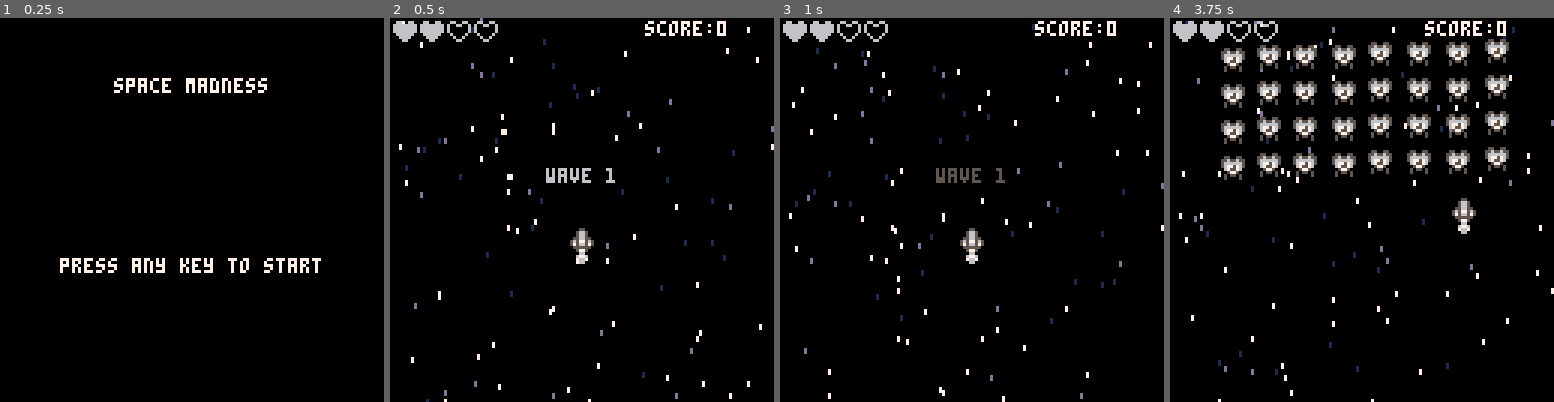
Above: before the commit, frames 1-4 (left to right).
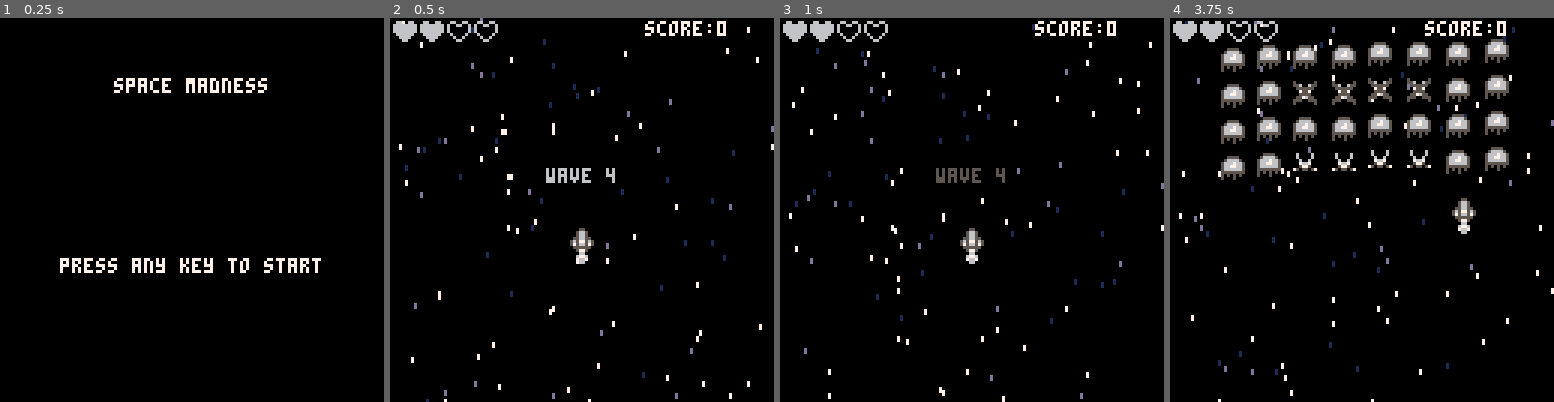
Above: after the commit, the same moments.

Repository: thorty/pico8_shmup
Game: PICO-8 cartridge myshmup2.p8
The game is run twice, just before and just after one commit, with the same random seed, the same clock (stepped at 60 frames per second) and the same inputs.
Inputs:
- Up to frame 1 (0.25 s): no input
- Up to frame 2 (0.5 s): tap X (X key) at 0.33 s
- Up to frame 3 (1 s): tap O (Z key) at 0.7 s
- Up to frame 4 (3.75 s): tap X (X key) at 1.07, 1.85, 2.97 s; hold Right 1.6-2.1 s; tap O (Z key) every 0.4 s from 1.7 to 3.7 s; hold Up 2.15-2.42 s; hold Right 2.47-3.03 s; hold Left 3.08-3.58 s; hold Down from 3.63 s (still down)

Frame 1 is identical in both runs. In frame 2, less than 0.1% of the frame differs, in the area x 56-59%, y 39-43%; in frame 3, less than 0.1%; in frame 4, 6.7%, in the area x 13-89%, y 5-43%.

Commit message:
befor refactor anim

Diff:
--- a/enemies.lua
+++ b/enemies.lua
@@ -3,8 +3,8 @@
 	--nemiesmax=4
 	--	wave=5
 	sfx(7)
+	attackrate=40
 	if wave==1 then
-		attackrate=40
 		lvl = {
 			{0,1,1,1,1,1,1,1,1,0},
 			{0,1,1,1,1,1,1,1,1,0},
@@ -12,15 +12,13 @@
 			{0,1,1,1,1,1,1,1,1,0}
 		}
 	elseif wave==2 then
-		attackrate=10
-		lvl = {
-			{0,1,1,1,1,1,1,1,1,0},
-			{0,3,3,3,3,3,3,3,3,0},
-			{0,2,2,2,2,2,2,2,2,0},
-			{0,1,1,1,1,1,1,1,1,0}
+		lvl = {
+			{0,1,1,1,1,1,1,1,1,0},
+			{0,1,3,3,3,3,3,3,1,0},
+			{0,1,2,2,2,2,2,2,1,0},
+			{0,1,1,1,2,2,1,1,1,0}
 		}
 	elseif wave==3 then
-		attackrate=30
 		lvl = {
 			{0,4,4,4,4,4,4,4,4,0},
 			{0,3,3,3,3,3,3,3,3,0},
@@ -28,7 +26,6 @@
 			{0,3,3,3,3,3,3,3,3,0}
 		}
 	elseif wave==4 then
-		attackrate=20
 		lvl = {
 			{0,4,4,4,4,4,4,4,4,0},
 			{0,4,4,2,2,2,2,4,4,0},
@@ -38,7 +35,7 @@
 	elseif wave==5 then
 		--enemiesmax=1
 		--spawnen(5)
-		attackrate=0
+		attackrate=50
 		lvl = {
 			{0,0,0,5,0,0,5,0,0,0}
 		}
@@ -56,41 +53,57 @@
 	myen.y=y-66
 	myen.posx=x
  	myen.posy=y
-	myen.speed=1
+	myen.anispeed=1
 	myen.aniframe=1
 	myen.spw=1
 	myen.sph=1
 	myen.mission="flyin"
 	myen.wait=wait
+	myen.shake=0
 
 	if entype==nil or entype==1 then
 		--krappler
 		myen.hp=2
 		myen.sp=21
 		myen.ani={21,22,23,24}
+		myen.sy=1.7
+		myen.sx=0
+		myen.entype=1
 	elseif entype==2 then
 		--spider
 		myen.hp=3
 		myen.sp=37
 		myen.ani={37,38,39,40}
+		myen.sy=2.7
+		myen.sx=0
+		myen.entype=2
 	elseif entype==3 then
 		--hotn
 		myen.hp=3
 		myen.sp=53
 		myen.ani={53,54,55,56}
+		myen.sy=2.7
+		myen.sx=0
+		myen.entype=3
 	elseif entype==4 then
 		--ghost maybe boss
 		myen.hp=3
 		myen.sp=48
 		myen.ani={48,49,50,51}
+		myen.sy=3
+		myen.sx=0
+		myen.entype=4
 	elseif entype==5 then
 		myen.spw=2
 		myen.sph=2
-		myen.hp=64
+		myen.hp=20
 		myen.sp=130
 		myen.ani={130,132,134}
 		myen.colw=16
 		myen.colh=16
+		myen.sy=0
+		myen.sx=0
+		myen.entype=5
 	end
 	return myen
 end
@@ -106,16 +119,13 @@
 end
 
 function doenmission(myen)
- if myen.mission=="flyin" then
-	 -- flying in
+
 	if myen.wait>0 then
 		myen.wait-=1
 		return
 	end
-	--myen.y+=myen.speed+1
-
-	--basic easing function for smoth animations
-	--x+=(targetx-x)/n
+ if myen.mission=="flyin" then
+	 -- flying in
 	myen.x+=(myen.posx-myen.x)/9
 	myen.y+=(myen.posy-myen.y)/9
 
@@ -127,11 +137,57 @@
  --staying
  elseif myen.mission=="attac" then
  --attac
-	myen.y+=1.7
+
+	if myen.entype == 1 or myen.entype == 4 then
+		myen.sx=sin(t/45)
+		-- when boarder go to center
+		if myen.x<32 then
+			myen.sx+=1-(myen.x/32)
+		end
+		if myen.x>88 then
+			myen.sx-=(myen.x-88)/32
+		end
+	end
+
+	if myen.entype == 2 then
+		myen.sx=sin(t/45)
+		-- when boarder go to center
+		if myen.x<32 then
+			myen.sx+=1-(myen.x/25)
+		end
+		if myen.x>88 then
+			myen.sx-=(myen.x-88)/25
+		end
+	end
+
+	if myen.entype == 3 then
+		if myen.sx==0 then
+		--fly down
+			myen.sy=2
+			if ship.y <=myen.y then
+				myen.sy=0
+				if ship.x<myen.x then
+					myen.sx=-2
+				else
+					myen.sx=2
+				end
+			end
+		end
+	end
+
+	if myen.entype == 5 then
+		myen.sy=0.35
+		if myen.y>100 then
+			myen.sy=2
+		end
+	end
+
+
+	move(myen)
  end
 end
 
-function enemyatack()
+function enemyatacktimer()
 	if mode!="game" then
 		return
 	end
@@ -139,16 +195,21 @@
 		return
 	end
 	if t%attackrate==0 then
-		local frontlinecount = determfrontline()
-
-		local maxnum=min(frontlinecount,#enemies) --10 oder der count wenn count<10
-		local myenindex = flr(rnd(maxnum))
-		myenindex = #enemies-myenindex
-
-		local myen=enemies[myenindex]
-		if myen.mission=="protec" then
-			myen.mission="attac"
-		end
+		newattack()
+	end
+end
+
+function newattack()
+	local frontlinecount = determfrontline()
+	local maxnum=min(frontlinecount,#enemies) --10 oder der count wenn count<10
+	local myenindex = flr(rnd(maxnum))
+	myenindex = #enemies-myenindex
+	local myen=enemies[myenindex]
+	if myen==nil then return end
+	if myen.mission=="protec" then
+		myen.mission="attac"
+		myen.wait=30
+		myen.shake=30
 	end
 end
 
@@ -169,3 +230,13 @@
 	end
 	return frontlinecount
 end
+
+function killen(myen)
+	del(enemies, myen)
+	score+=100
+	sfx(2)
+	explode(myen.x+4,myen.y+4)
+	if myen.mission=="attac" then
+		newattack()
+	end
+end
--- a/game.lua
+++ b/game.lua
@@ -2,7 +2,7 @@
 	music(-1)
 	t=0
 	ship=make_spr()
-	ship.sp=2
+	ship.sp=3
 	ship.y=70
 	ship.x=60
 	ship.sx=0
@@ -17,7 +17,7 @@
 	--shootanim on ship
 	muzzle=4
 
-	wave=1
+	wave=4
 	score=0
 	lives=2
 	invul=0
@@ -101,18 +101,19 @@
 
 	--enemy moving and animation
 	for myen in all(enemies) do
-		--moving enemies
-		--myen.y+=myen.speed
+
 		doenmission(myen)
 
-		myen.aniframe+=myen.speed/2
+		myen.aniframe+=myen.anispeed/2
 		if flr(myen.aniframe)>#myen.ani then
 			myen.aniframe=1
 		end
 		myen.sp=myen.ani[flr(myen.aniframe)]
 
-		if myen.y > 130 then
-			del(enemies,myen)
+		if myen.mission !="flyin" then
+			if myen.y > 130 or myen.x > 130 or myen.x < -5 then
+				del(enemies,myen)
+			end
 		end
 	end
 
@@ -127,10 +128,7 @@
 				sfx(3)
 				myen.flash=5
 				if myen.hp<=0 then
-					del(enemies, myen)
-					score+=100
-					sfx(2)
-					explode(myen.x+4,myen.y+4)
+					killen(myen)
 				end
 			end
 		end
@@ -157,12 +155,6 @@
 		invul-=1
 	end
 
-	-- check if enemy is out of screen then respawn
-	--for myen in all(enemies) do
-	--	if myen.y>115 then
-	--		myen.y=-4
-	--	end
-	--end
 
 -- check if enemy is out of screen then delete
 	for myen in all(enemies) do
@@ -189,7 +181,7 @@
 
 	animatestars()
 
-	enemyatack()
+	enemyatacktimer()
 
 	if mode=="game" and #enemies <=0 then
 		startnewwave()
@@ -219,7 +211,7 @@
 			myen.flash-=1
 			flashspr()
 		end
-		drwspr(myen)
+		drawspr(myen)
 		pal()--reset default colers
 	end
 	drwallspr(bullets)
--- a/myshmup2.p8
+++ b/myshmup2.p8
@@ -9,8 +9,9 @@
 #include bullets.lua
 
 --todo:
+-- counter how many enemies are on base --> wintarget not more then 10 -- show this on screen
+-- 1ß wave to come through the game
 -- nicer screens
--- multiple ebemies
 -- enemie bullets
 -- better music (opt)
 
--- a/tools.lua
+++ b/tools.lua
@@ -61,8 +61,17 @@
 	end
 end
 
-function drwspr(sp)
-		spr(sp.sp,sp.x,sp.y,sp.spw,sp.sph)
+function drawspr(sp)
+	local spx=sp.x
+	local spy=sp.y
+	if sp.shake>0 then
+		sp.shake-=1
+		if t%4<2 then
+			spx+=rnd(1)+-1
+		end
+		--spx+=sin(t/5)
+	end
+	spr(sp.sp,spx,spy,sp.spw,sp.sph)
 end
 
 function flashspr()
@@ -265,3 +274,8 @@
 		end
 	end
 end
+
+function move(obj)
+	obj.y+=obj.sy
+	obj.x+=obj.sx
+end
